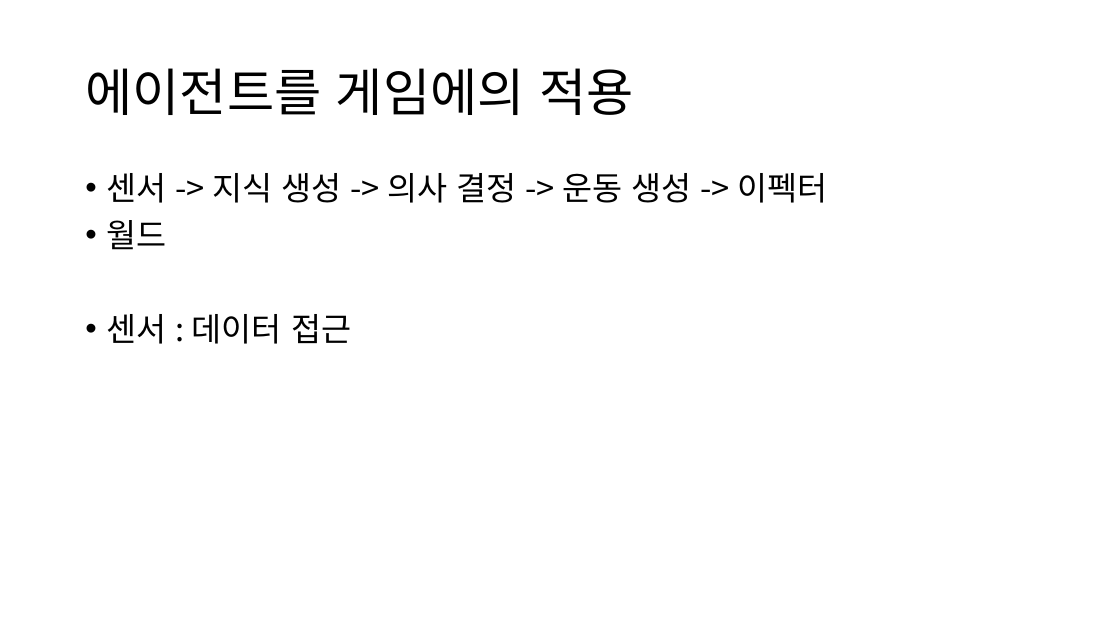
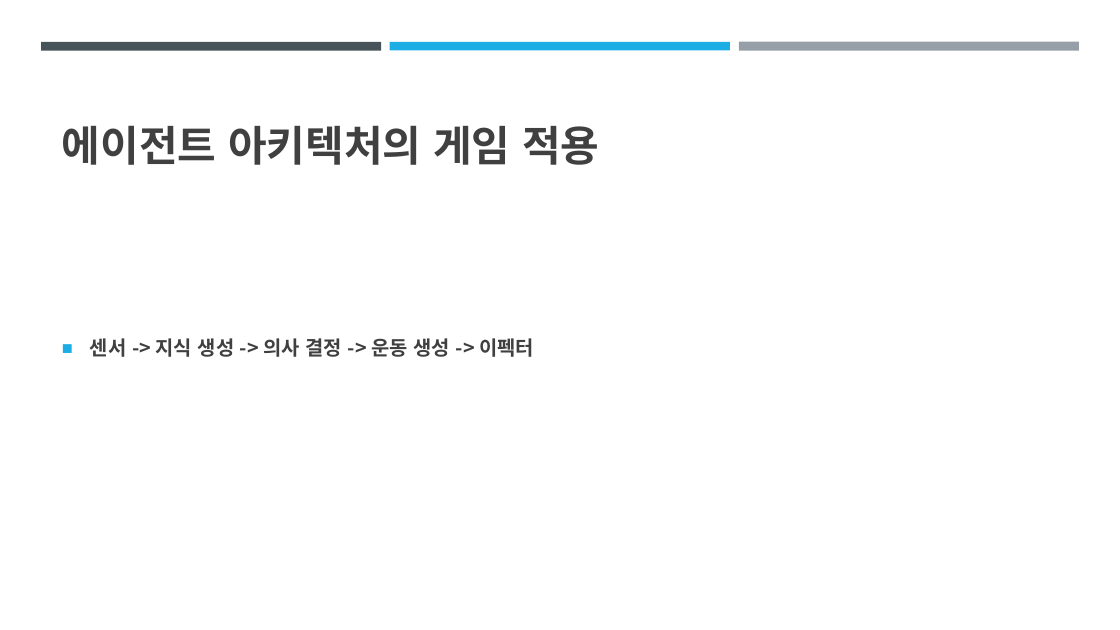
Before and after one commit to Niiok/inha_2021, a slide deck: slide 7 of Saturday/Oct30.pptx (slide 4 before the commit). Drawn at 1120x630 pixels with LibreOffice and Linux fonts; fonts in the diff are those of the drawing. Boxes give left, top, right and bottom in pixels: in the first picture for what was removed or moved away, otherwise in the second. Text is boxed around its words. In the diff, an @@ line names an element or a change of style, - is before the commit and + after.

```diff
--- a/Saturday/Oct30.pptx
+++ b/Saturday/Oct30.pptx
@@ rectangle added at (41, 42, 381, 50), fill #465359 @@
@@ rectangle added at (390, 42, 730, 50), fill #1CADE4 @@
@@ rectangle added at (739, 42, 1079, 51), fill #969FA7 @@
@@ title "에이전트 아키텍처의 게임 적용" at (62, 125, 599, 165): vertical alignment middle to bottom @@
@@ title at (62, 125, 599, 165): text changed; size 44 to 36 pt; text colour #000000 to #404040; bold on @@
-에이전트를 게임에의 적용
+에이전트 아키텍처의 게임 적용
@@ text "센서 -> 지식 생성 -> ...": place and size @@
-text "센서 -> 지식 생성 -> ..." at (106, 173, 827, 344)
+text "센서 -> 지식 생성 -> ..." at (90, 338, 534, 357)
@@ text "센서 -> 지식 생성 -> ..." at (90, 338, 534, 357): size 28 to 17 pt, text colour #000000 to #404040, bold on; bullet • to ■; line spacing 0.9 to 1.1; vertical alignment top to middle @@
@@ text at (106, 220, 351, 344): paragraphs removed @@
-• 월드
-• 센서 : 데이터 접근
```
Also in this commit, not shown: 2 other slides changed, 9 slides added, 5 slides removed.
